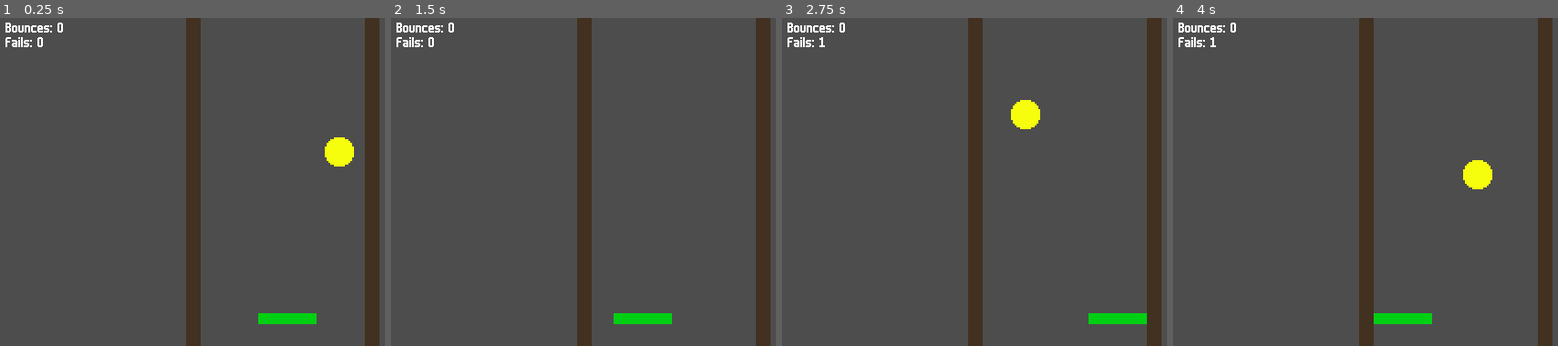
Above: before the commit, frames 1-4 (left to right).
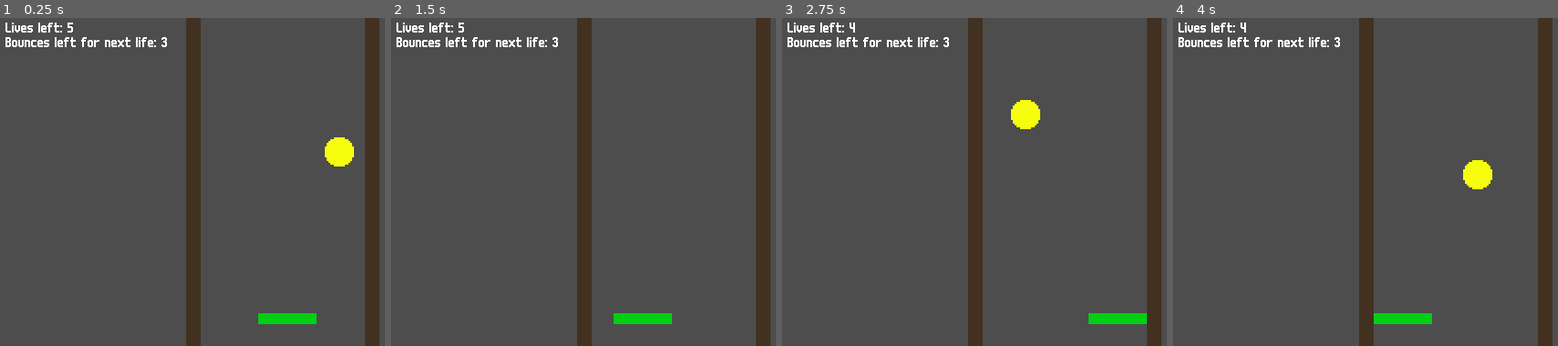
Above: after the commit, the same moments.

Repository: YannVeld/LD60
Game: Godot game, scene res://main.tscn
Two runs of this game, one before a commit and one after it. Both use one fixed random seed, a clock stepped at 60 frames per second and the inputs below.
Inputs:
- Up to frame 1 (0.25 s): no input
- Up to frame 2 (1.5 s): tap Enter at 0.5 s; hold Right (move_right) 0.53-1.28 s; tap R (reroll) at 0.6 s; hold Left (move_left) from 1.28 s (still down); tap 1 at 1.35 s
- Up to frame 3 (2.75 s): tap Space at 2 s; release Left (move_left) at 2.03 s; hold Right (move_right) from 2.03 s (still down); tap 2 at 2.1 s
- Up to frame 4 (4 s): tap 3 at 2.85 s; release Right (move_right) at 3.53 s; hold Left (move_left) from 3.53 s (still down); tap 4 at 3.6 s

The runs differ from the first frame. In frame 1, 0.7% of the frame differs, in the area x 1-44%, y 1-9%; in frame 2, 0.7%; in frame 3, 0.7%; in frame 4, 0.7%.

Commit message:
Implemented basics of life system

Diff:
--- a/Scripts/game_properties.gd
+++ b/Scripts/game_properties.gd
@@ -1,6 +1,9 @@
 class_name GameProperties extends Resource
 
 signal property_changed(property: String, new_value)
+
+
+
 
 @export_group("Ball")
 @export var ball_initial_speed: float = 500.0:
@@ -47,6 +50,8 @@
 	return true
 
 
+
+
 @export_group("Bat")
 @export var bat_boost: float = 100.0:
 	set(value):
@@ -70,6 +75,11 @@
 	if value <= 1.0: return false
 	return true
 
+
+
+
+
+
 @export_group("Game Area")
 
 @export var wall_distance: float = 180:
@@ -80,7 +90,12 @@
 		property_changed.emit("wall_distance", value)
 func check_wall_distance(value: float) -> bool:
 	if value <= 1.0: return false
+	if value > 640.0: return false
 	return true
+
+
+
+
 
 @export_group("Gameplay")
 
@@ -99,3 +114,19 @@
 func check_upgrade_option_count(value: int) -> bool:
 	if value <= 0: return false
 	return true
+
+@export var max_lives: int = 5:
+	set(value):
+		if max_lives == value: return
+		max_lives = value
+		property_changed.emit("max_lives", value)
+func check_max_lives(value: int) -> bool:
+	if value <= 0: return false
+	return true
+
+
+@export var bounce_count_for_life_gain: int = 3:
+	set(value):
+		if bounce_count_for_life_gain == value: return
+		bounce_count_for_life_gain = value
+		property_changed.emit("bounce_count_for_life_gain", value)
--- /dev/null
+++ b/Scripts/lives_manager.gd
@@ -0,0 +1,49 @@
+class_name LivesManager extends Node2D
+
+@export var gameProperties: GameProperties
+@onready var ballManager: BallManager = $"../BallManager"
+
+var font: Font = preload("res://Fonts/m6x11.ttf")
+
+var lives_lost: int = 0:
+	set(value):
+		lives_lost = value
+		if value < 0:
+			lives_lost = 0
+
+
+var lives_left:
+	get: return clamp(gameProperties.max_lives - lives_lost, 0, gameProperties.max_lives)
+
+var bounces_since_fail: int = 0
+
+# Called when the node enters the scene tree for the first time.
+func _ready() -> void:
+	ballManager.out_of_bounds.connect(_on_out_of_bounds)
+	ballManager.bat_bounce.connect(_on_bat_bounce)
+	lives_lost = 0
+
+func _on_out_of_bounds(out_of_bounds_count: int):
+	bounces_since_fail = 0
+	lives_lost += 1
+	if lives_lost >= gameProperties.max_lives:
+		print("Game over!")
+
+	queue_redraw()
+
+func _on_bat_bounce(bat_bounce_count: int):
+	bounces_since_fail += 1
+	if bounces_since_fail >= gameProperties.bounce_count_for_life_gain:
+		bounces_since_fail = 0
+		lives_lost -= 1
+
+	queue_redraw()
+
+# Called every frame. 'delta' is the elapsed time since the previous frame.
+func _process(delta: float) -> void:
+	pass
+
+
+func _draw() -> void:
+	draw_string(font, Vector2(16,16), "Lives left: " + str(lives_left))
+	draw_string(font, Vector2(16,32), "Bounces left for next life: " + str(gameProperties.bounce_count_for_life_gain - bounces_since_fail))
--- a/Scripts/upgrade_manager.gd
+++ b/Scripts/upgrade_manager.gd
@@ -4,9 +4,6 @@
 @onready var ballManager: BallManager = $"../BallManager"
 
 @export var possible_upgrades: Array[Upgrade] = []
-
-
-var font: Font = preload("res://Fonts/m6x11.ttf")
 
 var _upgrade_button := preload("res://Scenes/upgrade_button.tscn")
 
@@ -36,9 +33,6 @@
 
 # Called when the node enters the scene tree for the first time.
 func _ready() -> void:
-	ballManager.out_of_bounds.connect(_on_out_of_bounds)
-	ballManager.bat_bounce.connect(_on_bat_bounce)
-
 	gameProperties.property_changed.connect(_on_upgrade_option_count_changed)
 
 	for ii in range(gameProperties.upgrade_option_count):
@@ -122,11 +116,8 @@
 	_redraw_buttons()
 
 
-func _on_out_of_bounds(out_of_bounds_count: int):
-	queue_redraw()
 
-func _on_bat_bounce(bat_bounce_count: int):
-	queue_redraw()
+
 
 
 func _present_upgrade_choice():
@@ -140,6 +131,7 @@
 		_button.show()
 
 func _apply_upgrade(index: int):
+	if not _is_choosing: return
 	_upgrades[index].apply(gameProperties)
 	_roll_new_upgrades()
 	_close_upgrade_choice()
@@ -166,11 +158,6 @@
 	if Input.is_action_just_pressed("reroll"):
 		_roll_new_upgrades()
 
-
-func _draw() -> void:
-	draw_string(font, Vector2(16,16), "Bounces: " + str(ballManager.bat_bounce_count))
-	draw_string(font, Vector2(16,32), "Fails: " + str(ballManager.out_of_bounds_count))
-
 func _input(event):
 	if not event is InputEventKey: return
 	if not event.pressed: return
--- a/main.tscn
+++ b/main.tscn
@@ -1,5 +1,6 @@
 [gd_scene format=3 uid="uid://dggmv72mor6lf"]
 
+[ext_resource type="Script" uid="uid://m635jmgkti5n" path="res://Scripts/lives_manager.gd" id="1_2cqfq"]
 [ext_resource type="Script" uid="uid://dlj1b61wwimo4" path="res://Scripts/upgrade_manager.gd" id="1_5vw27"]
 [ext_resource type="Texture2D" uid="uid://bmauc48gxglmh" path="res://Sprites/greenSquare.png" id="2_h2yge"]
 [ext_resource type="Resource" uid="uid://bmmc64lrnyhh8" path="res://gameProperties.tres" id="2_lquwl"]
@@ -36,6 +37,11 @@
 distance = 34.0
 
 [node name="Node2D" type="Node2D" unique_id=1396456076]
+
+[node name="LivesManager" type="Node2D" parent="." unique_id=1256196642]
+z_index = 1000
+script = ExtResource("1_2cqfq")
+gameProperties = ExtResource("2_lquwl")
 
 [node name="UpgradeManager" type="Node2D" parent="." unique_id=1040316871]
 process_mode = 3
Not shown, added: Scripts/lives_manager.gd.uid
